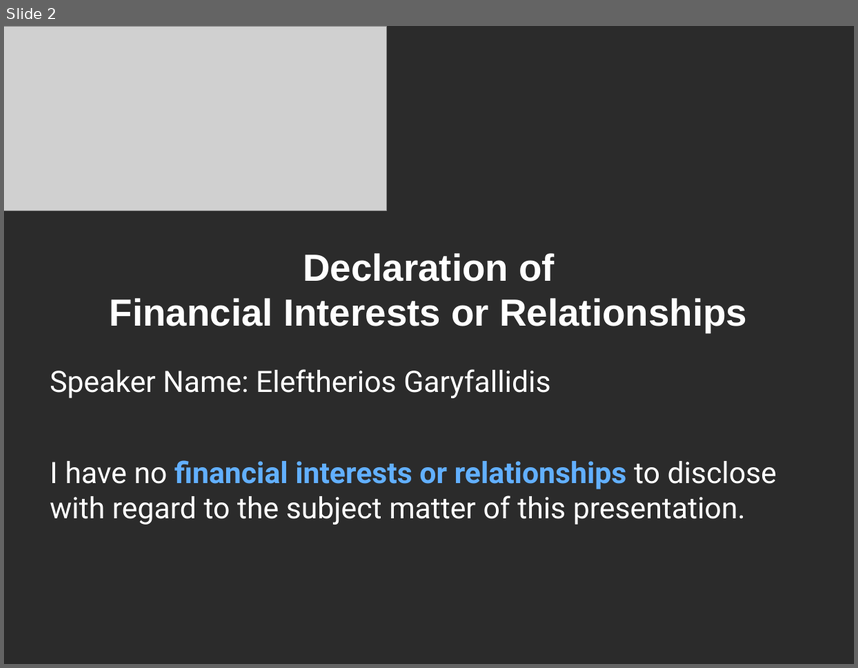
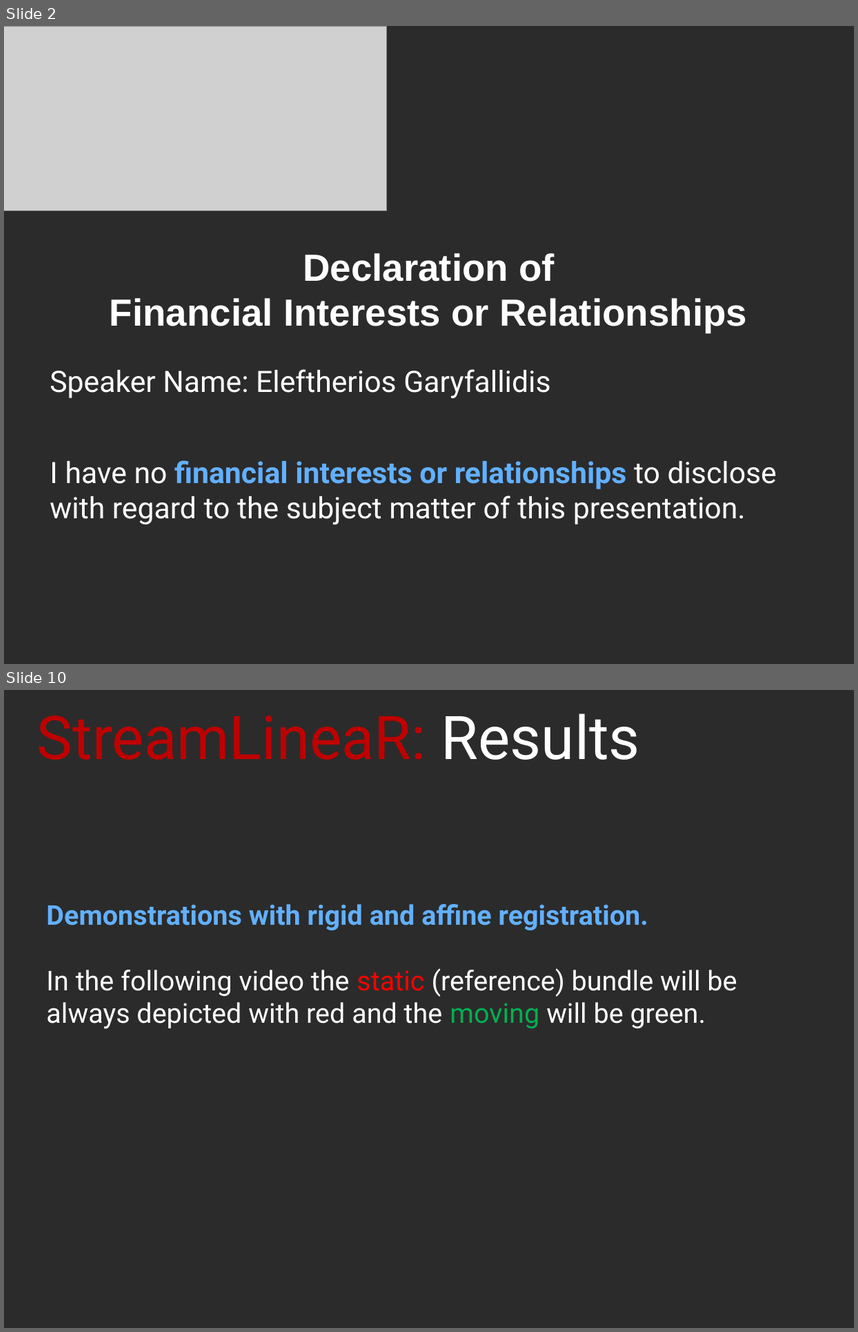
Before and after one commit to Garyfallidis/meta_didaktoriko, a slide deck: ismrm2014/oral/bundle_alignment.ppt. Shown one above the other, each under a label of ours: slide 2 before the commit, slides 2 and 10 after it; the slides between them are not shown. The pictures are 858x668 and 858x1332 pixels, drawn with LibreOffice and Linux fonts; fonts in the diff are those of the drawing; grey boxes stand for pictures; background and template pictures are left out; a plain dark background stands for a picture behind light text. Boxes give left, top, right and bottom in pixels: in the first picture for what was removed or moved away, otherwise in the second. Text is boxed around its words. In the diff, an @@ line names an element or a change of style, - is before the commit and + after.

```diff
--- a/ismrm2014/oral/bundle_alignment.ppt
+++ b/ismrm2014/oral/bundle_alignment.ppt
@@ slide 10 added at <box>4,690,854,1328</box>, background picture (left out) @@
@@ title added at <box>37,713,640,760</box>, 51 pt, text #C00000 @@
+StreamLineaR: Results
@@ text added at <box>46,904,737,1029</box>, 23.1 pt, text #FFFFFF @@
+Demonstrations with rigid and affine registration.
+In the following video the static (reference) bundle will be always depicted with red and the moving will be green.
```
Also in this commit, not shown: 6 slides changed, 6 other slides added, 3 slides removed, 8 other files.
